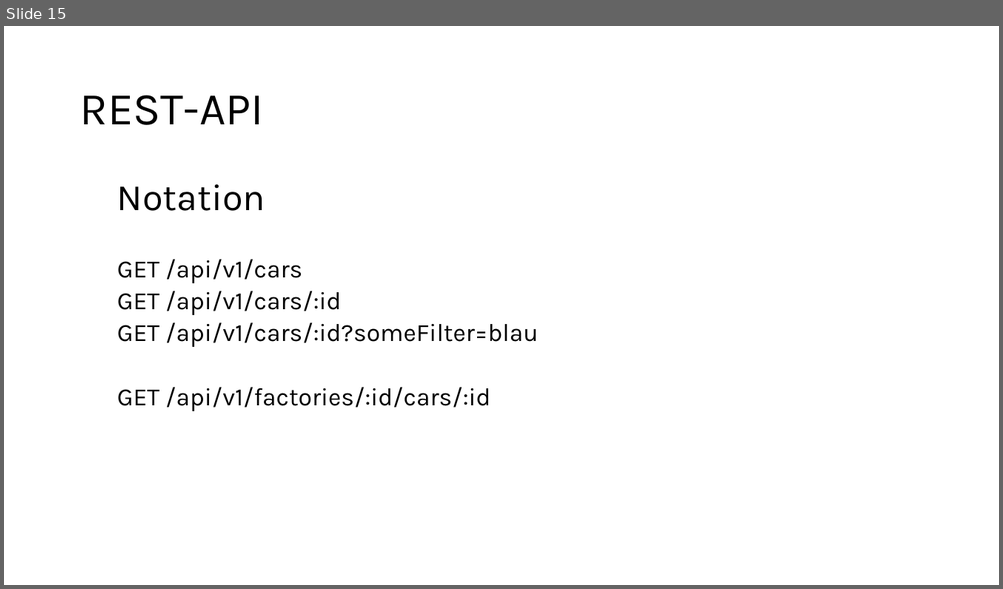
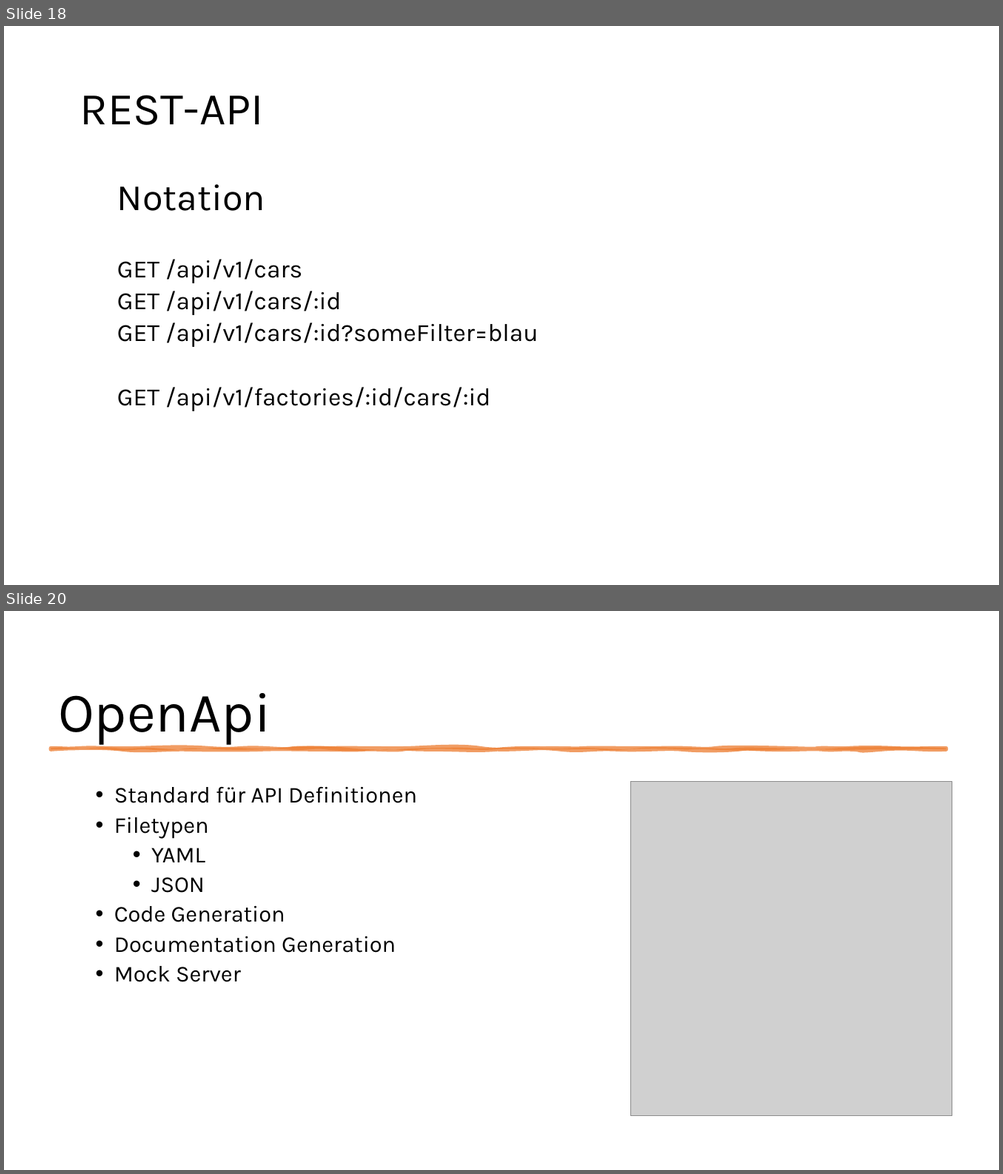
Before and after one commit to jannis1602/SmartAlarmClock, a slide deck: planung/Fachgespraech.pptx. Shown one above the other, each under a label of ours: slide 15 before the commit, slides 18 and 20 after it; the slides between them are not shown. The pictures are 1003x589 and 1003x1174 pixels, drawn with LibreOffice and Linux fonts; fonts in the diff are those of the drawing; grey boxes stand for pictures. Boxes give left, top, right and bottom in pixels: in the first picture for what was removed or moved away, otherwise in the second. Text is boxed around its words. In the diff, an @@ line names an element or a change of style, - is before the commit and + after.

```diff
--- a/planung/Fachgespraech.pptx
+++ b/planung/Fachgespraech.pptx
@@ slide 20 added at [4,611,999,1170], background #FFFFFF @@
@@ title added at [58,693,270,745], 54 pt, text #000000 @@
+OpenApi
@@ freeform shape added at [51,749,946,750], fill #ED7D31 at 75% opacity, outline #ED7D31 3.5 pt @@
@@ text added at [114,786,417,982], 22 pt, text #000000 @@
+  • Standard für API Definitionen
+  • Filetypen
+    • YAML
+    • JSON
+  • Code Generation
+  • Documentation Generation
+  • Mock Server
@@ picture added at [630,782,951,1116] @@
@@ what was slide 15 is now slide 18 @@
```
Also in this commit, not shown: 6 slides changed, 5 other slides added, 10 other files.
